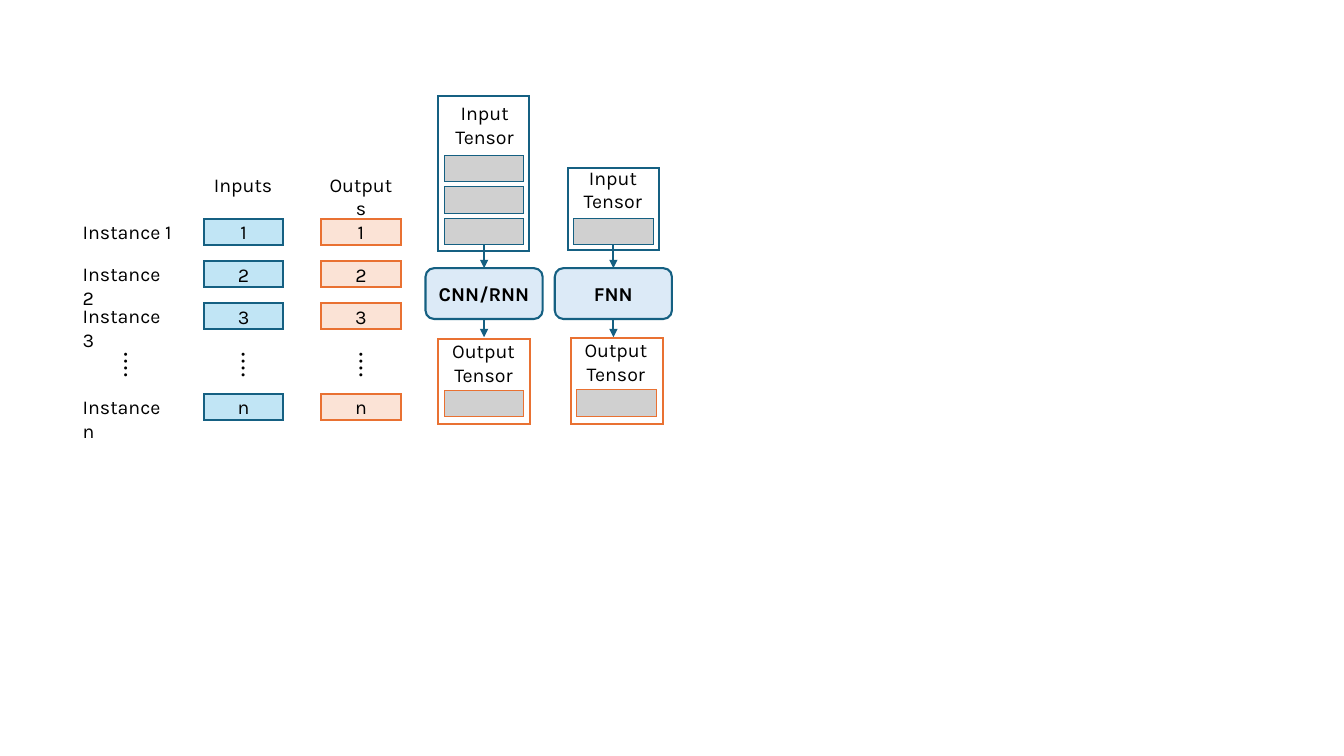
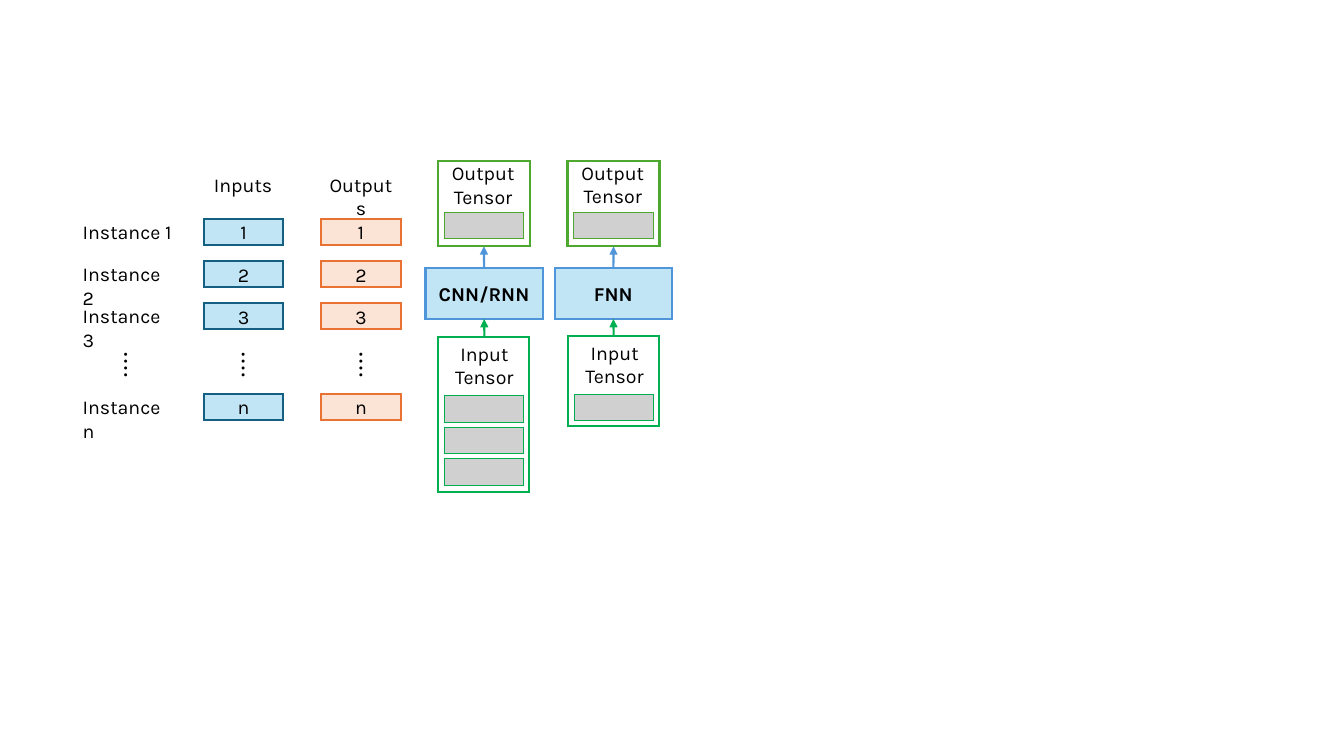
Before and after one commit to SunzidHassan/Research, a slide deck: slide 3 of 23-25_Automatic-Control-Lab/Projects/24_Aerosol/Paper/Figs/pics.pptx. Drawn at 1344x756 pixels with LibreOffice and Linux fonts; fonts in the diff are those of the drawing; grey boxes stand for pictures. Boxes give left, top, right and bottom in pixels: in the first picture for what was removed or moved away, otherwise in the second. Text is boxed around its words. In the diff, an @@ line names an element or a change of style, - is before the commit and + after.

```diff
--- a/23-25_Automatic-Control-Lab/Projects/24_Aerosol/Paper/Figs/pics.pptx
+++ b/23-25_Automatic-Control-Lab/Projects/24_Aerosol/Paper/Figs/pics.pptx
@@ text "Output Tensor": place and size @@
-text "Output Tensor" at <box>452,345,515,383</box>
+text "Output Tensor" at <box>452,167,515,205</box>
@@ rectangle: place and size @@
-rectangle at <box>439,339,530,424</box>
+rectangle at <box>438,161,529,247</box>
@@ rectangle at <box>438,161,529,247</box>: outline #E97132 1.5 pt to #4EA72E 1.5 pt @@
@@ picture removed at <box>445,155,524,181</box> @@
@@ text "Output Tensor": place and size @@
-text "Output Tensor" at <box>585,344,648,382</box>
+text "Output Tensor" at <box>581,167,644,204</box>
@@ rectangle: place and size @@
-rectangle at <box>571,339,662,424</box>
+rectangle at <box>568,161,659,247</box>
@@ rectangle at <box>568,161,659,247</box>: outline #E97132 1.5 pt to #4EA72E 1.5 pt @@
@@ rectangle removed at <box>569,167,659,250</box> @@
@@ picture removed at <box>445,187,524,213</box> @@
@@ picture: place and size @@
-picture at <box>445,219,524,245</box>
+picture at <box>445,213,524,239</box>
@@ picture: place and size @@
-picture at <box>574,219,653,245</box>
+picture at <box>574,213,653,239</box>
@@ rectangle "CNN/RNN" at <box>425,268,542,319</box>: rounded rectangle to rectangle; fill #DCEAF7 to #C1E5F5; outline #156082 1.5 pt to #4E95D9 1.5 pt @@
@@ arrow moved from (484, 319) - (484, 338) to (484, 268) - (484, 246) @@
@@ arrow (484, 268) - (484, 246): stroke #156082 1.5 pt to #4E95D9 1.5 pt @@
@@ rectangle "FNN" at <box>555,268,671,319</box>: rounded rectangle to rectangle; fill #DCEAF7 to #C1E5F5; outline #156082 1.5 pt to #4E95D9 1.5 pt @@
@@ arrow moved from (614, 319) - (614, 338) to (614, 268) - (614, 246) @@
@@ arrow (614, 268) - (614, 246): stroke #156082 1.5 pt to #4E95D9 1.5 pt @@
@@ arrow moved from (484, 245) - (484, 268) to (485, 337) - (484, 319) @@
@@ arrow (485, 337) - (484, 319): stroke #156082 1.5 pt to #00B050 1.5 pt @@
@@ arrow moved from (614, 245) - (614, 268) to (614, 336) - (614, 319) @@
@@ arrow (614, 336) - (614, 319): stroke #156082 1.5 pt to #00B050 1.5 pt @@
@@ text "Input Tensor": place and size @@
-text "Input Tensor" at <box>455,107,513,145</box>
+text "Input Tensor" at <box>455,348,513,385</box>
@@ rectangle: place and size @@
-rectangle at <box>439,97,529,252</box>
+rectangle at <box>439,337,529,492</box>
@@ rectangle at <box>439,337,529,492</box>: outline #156082 1.5 pt to #00B050 1.5 pt @@
@@ rectangle added at <box>569,336,659,425</box>, outline #00B050 1.5 pt @@
@@ text "Input Tensor" rewrapped from <box>584,167,642,209</box> to <box>585,347,643,384</box> @@
@@ picture: place and size @@
-picture at <box>445,390,524,416</box>
+picture at <box>445,396,524,422</box>
@@ picture: place and size @@
-picture at <box>577,390,656,416</box>
+picture at <box>575,395,654,421</box>
@@ picture added at <box>445,427,524,454</box> @@
@@ picture added at <box>445,459,524,485</box> @@
```
Also in this commit, not shown: 2 other files.
